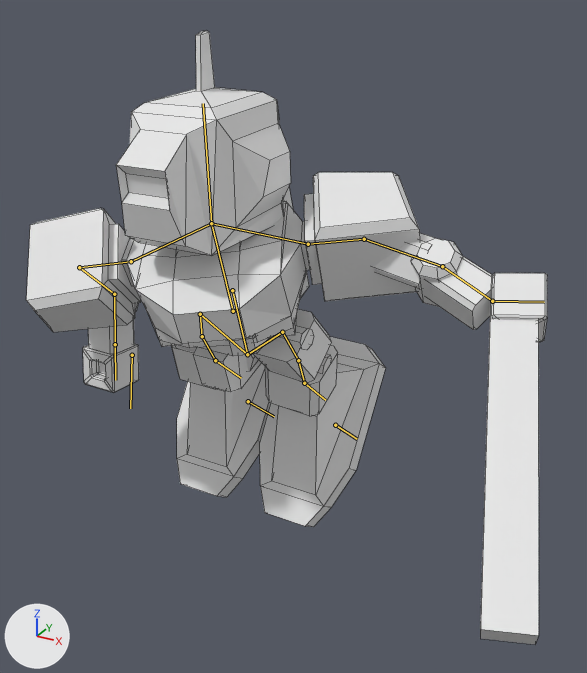
Two versions of the Blender file Res/Robot.blend, one commit apart.
Rendered twice from a 50 mm lens placed at (6.42, -10.2, 8.17), pointed at (1.18, -0.69, 3.41). Every picture has the same lights, and +X, +Y and +Z are marked at lower left. Both versions are drawn at frame 200 of the action 'AirSlash_0'; the numbers are the values there. The bones that bend it are drawn over the model as lines. Mesh edges are drawn as thin lines.

Names of what the first picture shows: 'Cube', 'Robot'.
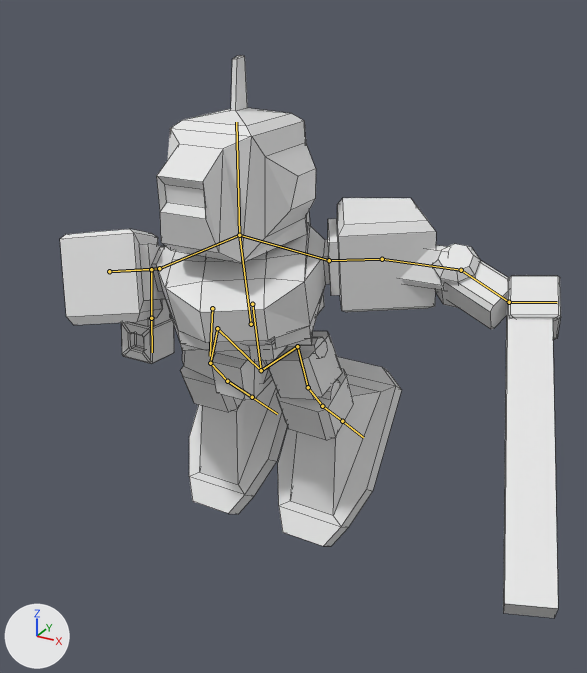
Changed parts and their boxes [x1, y1, x2, y2] in the pictures (587 x 673 px):
'Robot', posed
    before: [26, 31, 547, 527]
    after: [60, 55, 561, 546]
'Cube', posed (7% narrower, 8% shorter)
    before: [480, 275, 539, 644]
    after: [503, 278, 558, 618]
bone 'Weist', root to tip
    before: (232, 290) to (247, 354)
    after: (252, 304) to (261, 370)
bone 'Head', root to tip
    before: (211, 223) to (203, 103)
    after: (239, 235) to (236, 122)
bone 'Foot_IK.R', root to tip
    before: (248, 401) to (274, 416)
    after: (252, 397) to (277, 414)
bone 'Foot_IK.L', root to tip
    before: (335, 425) to (357, 439)
    after: (342, 421) to (363, 437)
bone 'DownArm_IK.R', root to tip
    before: (132, 355) to (130, 408)
    after: (212, 308) to (210, 356)

What the commit changed:
Bone 'Weist' (bone_weist) moves from (0.0, -0.46, 0.6) to (0.0, 0.11, 0.19).
Bone 'Weist' (bone_weist) turns from (18, 0, 0) to (10, 0, 0) degrees about its own x, y and z.
Bone 'Head' (bone_head) turns from (-15, -25, 0) to (-10, -25, 0) degrees about its own x, y and z.
Bone 'Foot_IK.R' (bone_foot_ik_r) moves from (-0.27, -0.6, 1.81) to (0.01, -0.87, 1.48).
Bone 'Foot_IK.R' (bone_foot_ik_r) turns from (57, 0, 0) to (55, 0, 0) degrees about its own x, y and z.
Bone 'Foot_IK.L' (bone_foot_ik_l) moves from (-0.28, -0.6, 1.8) to (-0.01, -0.87, 1.48).
Bone 'Foot_IK.L' (bone_foot_ik_l) turns from (57, 0, 0) to (55, 0, 0) degrees about its own x, y and z.
Bone 'DownArm_IK.R' (bone_downarm_ik_r) moves from (0.15, -0.23, 0.29) to (0.15, -0.62, -2.18).
Bone 'DownArm_IK.L' (bone_downarm_ik_l) moves from (-3.59, -2.1, 0.8) to (-3.59, -2.25, -0.19).
